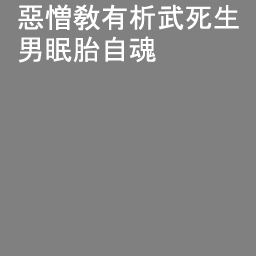
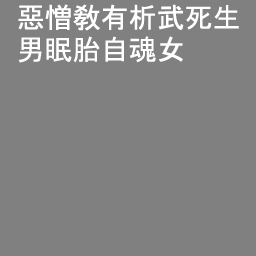
Comparing the layer stacks of the two 256px x 256px images. Changes:
renamed "惡憎敎有析武死生 男眠胎自魂" to "惡憎敎有析武死生 男眠胎自魂女", painted on it over [159, 36, 183, 62]
